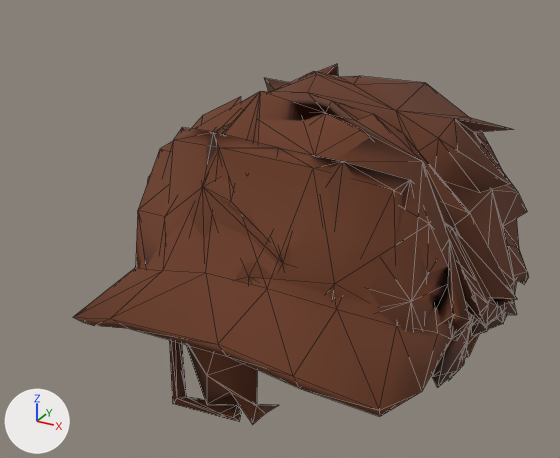
One commit to the glTF model art/characters/hair/full/hair_visor_messy.glb: the scene before it, then after it.
Camera for both pictures: a 50 mm lens placed at (0.521, -1.044, 1.3), pointed at (-0.021, -0.059, 0.807). The axes (+X, +Y, +Z) are drawn at lower left. The lights are the same throughout. The older version comes first. Mesh edges are drawn as thin lines. Vertices at exactly the same position are counted once.

In view in the first picture: 'hair_visor_messy'.
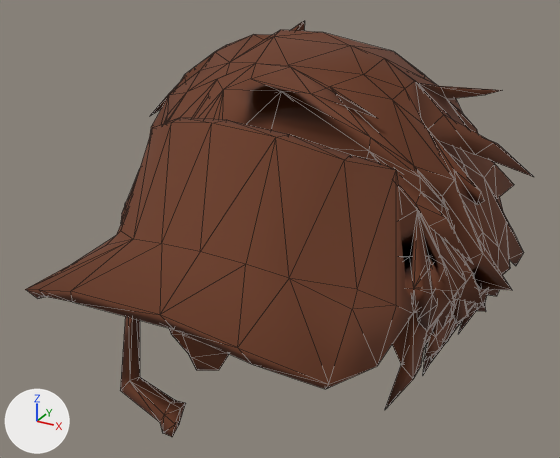
Pixel boxes (x1, y1, x2, y2) of what changed, in the pictures (560 x 458 px; the box of a moved part takes in the faces that stretch with it):
'hair_visor_messy', reshaped (11% wider, 16% taller): before (73, 64, 529, 424); after (25, 21, 533, 437)
part 1 of me_hair_visor_messy, rebuilt (8% taller): before (135, 64, 529, 424); after (121, 21, 533, 409)
part 2 of me_hair_visor_messy, rebuilt (6% wider): before (73, 128, 478, 416); after (25, 118, 455, 389)
part 3 of me_hair_visor_messy, added (brown): after (120, 316, 185, 437)
part 4 of me_hair_visor_messy, moved or reshaped (not visible afterwards): before (169, 127, 241, 422)

The change in detail:
me_hair_visor_messy is used by ob_hair_visor_messy; location (0.0, 0.0, 0.0).
me_hair_visor_messy had 691 vertices, 1296 faces and spanned x -0.322..0.328, y -0.375..0.342, z 0.497..1.028.
me_hair_visor_messy now has 890 vertices, 1685 faces and spans x -0.356..0.338, y -0.451..0.269, z 0.511..1.109.
me_hair_visor_messy part 1: the loose piece of 409 vertices spanning x -0.322..0.328, y -0.249..0.342, z 0.497..1.028 is rebuilt with 567 vertices and now spans x -0.356..0.338, y -0.307..0.269, z 0.511..1.109.
me_hair_visor_messy part 2: the loose piece of 63 vertices spanning x -0.251..0.282, y -0.375..0.159, z 0.625..0.986 is rebuilt with 87 vertices and now spans x -0.26..0.267, y -0.451..0.083, z 0.706..1.03.
me_hair_visor_messy part 3: a new loose piece of 18 vertices spanning x -0.262..-0.038, y -0.344..-0.132, z 0.592..0.699, in mat_m_hair.
me_hair_visor_messy part 4: 212 vertices removed from x -0.251..0.218, y -0.242..0.189, z 0.533..1.001; 170 vertices added at x -0.219..0.219, y -0.192..0.234, z 0.596..1.004.
Other edits to the shape of me_hair_visor_messy do not show in these pictures.
